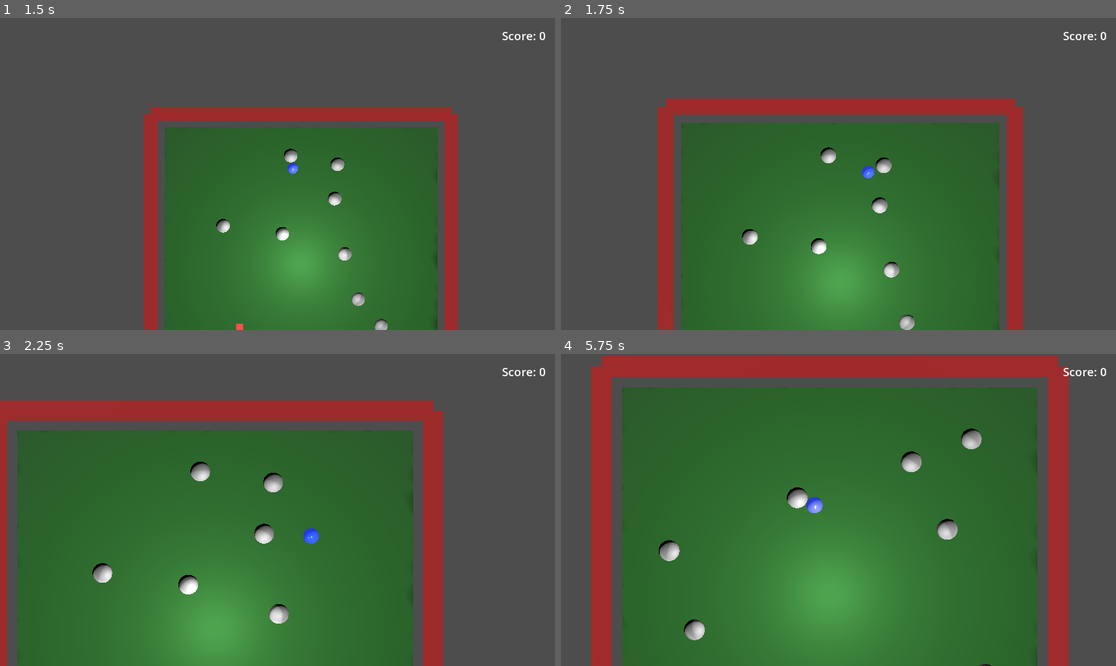
Above: before the commit, frames 1-4 (two rows, left to right).
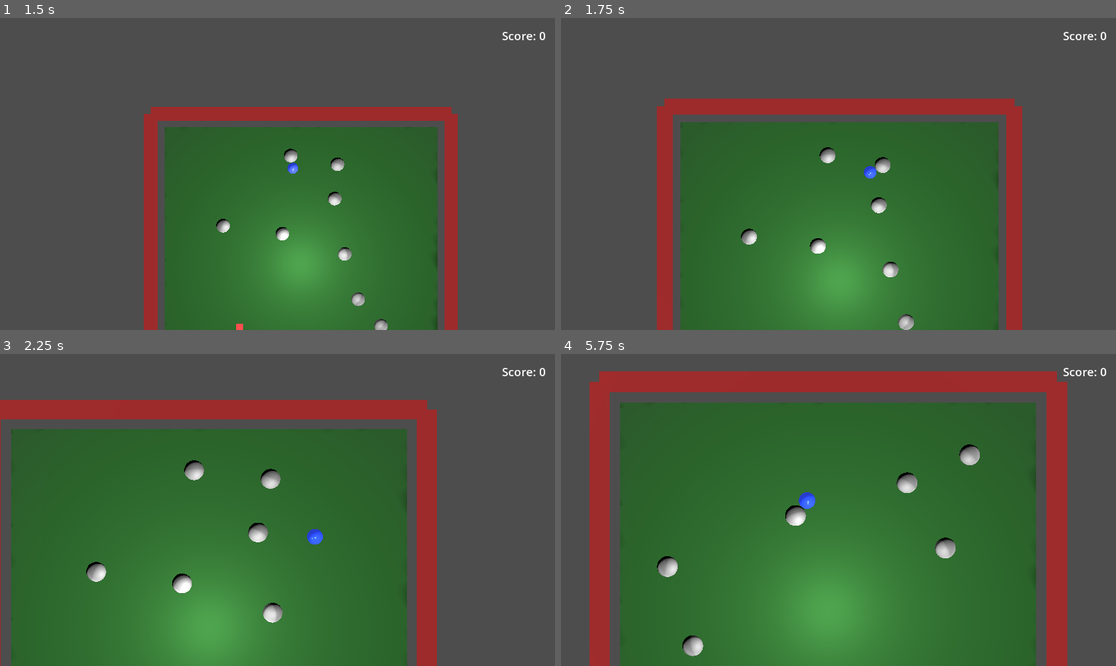
Above: after the commit, the same moments.

Repository: bluehexagons/snakeproject
Game: Godot game, scene res://scenes/main_menu.tscn
The game is run twice, just before and just after one commit, with the same random seed, the same clock (stepped at 60 frames per second) and the same inputs.
Inputs:
- Up to frame 1 (1.5 s): click "New Game" at 0.5 s; hold D (move_right) from 1.28 s (still down)
- Up to frame 2 (1.75 s): keep holding D (move_right)
- Up to frame 3 (2.25 s): release D (move_right) at 2.03 s; hold S (move_down) from 2.03 s (still down)
- Up to frame 4 (5.75 s): release S (move_down) at 2.78 s; hold D (move_right) 2.78-3.5 s; click "Retry" at 3.5 s; hold W (move_up) 4.28-5.03 s; hold A (move_left) from 5.03 s (still down)

Frame 1 is identical in both runs. In frame 2, 0.9% of the frame differs, in the area x 17-84%, y 25-100%; in frame 3, 6.6%; in frame 4, 15%, in the area x 5-92%, y 0-100%.

Commit message:
(AI) add impact factor

Diff:
--- a/scripts/collision_handler.gd
+++ b/scripts/collision_handler.gd
@@ -27,42 +27,56 @@
 	var mass_a = get_body_mass(body_a)
 	var mass_b = get_body_mass(body_b)
 
-	# Calculate velocities and energies
+	# Calculate velocities and impact characteristics
 	var relative_velocity = body_b.velocity - body_a.velocity
 	var normal_speed = relative_velocity.dot(collision_normal)
 
-	# Additional velocity loss on collision
-	body_a.velocity *= VELOCITY_LOSS_ON_COLLISION
-	body_b.velocity *= VELOCITY_LOSS_ON_COLLISION
+	# Calculate how head-on the collision is (1.0 = head-on, 0.0 = glancing)
+	var a_dir = body_a.velocity.normalized()
+	var b_dir = body_b.velocity.normalized()
+	var collision_alignment = abs(a_dir.dot(collision_normal))
+	var velocity_alignment = max(0.0, -a_dir.dot(b_dir))  # How opposed the velocities are
+	var impact_factor = (collision_alignment + velocity_alignment) * 0.5
 
-	# Handle static friction for rocks with increased effect
-	if body_a.is_in_group("rock"):
-		if relative_velocity.length() < STATIC_BREAKAWAY_FORCE:
-			mass_a *= 3.0  # Increased mass multiplier for static rocks
-	if body_b.is_in_group("rock"):
-		if relative_velocity.length() < STATIC_BREAKAWAY_FORCE:
-			mass_b *= 3.0
+	# Scale effects based on impact_factor
+	var velocity_loss = lerp(1.0, VELOCITY_LOSS_ON_COLLISION, impact_factor)
+	var friction_scale = impact_factor
+	var restitution = COLLISION_BOUNCE * ENERGY_TRANSFER * impact_factor
 
-	# Calculate impulse with increased mass effect
-	var restitution = COLLISION_BOUNCE * ENERGY_TRANSFER
+	# Apply scaled velocity loss
+	body_a.velocity *= velocity_loss
+	body_b.velocity *= velocity_loss
+
+	# Handle static friction for rocks with scaled effect
+	var rock_mass_multiplier = lerp(1.0, 3.0, impact_factor)
+	if body_a.is_in_group("rock") and relative_velocity.length() < STATIC_BREAKAWAY_FORCE:
+		mass_a *= rock_mass_multiplier
+	if body_b.is_in_group("rock") and relative_velocity.length() < STATIC_BREAKAWAY_FORCE:
+		mass_b *= rock_mass_multiplier
+
+	# Calculate impulse with scaled restitution
 	var impulse_magnitude = -(1.0 + restitution) * normal_speed
 	impulse_magnitude /= (1.0 / mass_a) + (1.0 / mass_b)
 
-	# Apply impulses with stronger effect
+	# Apply impulses
 	var impulse = collision_normal * impulse_magnitude
-	body_a.velocity -= impulse / mass_a
-	body_b.velocity += impulse / mass_b
+	var vel_change_a = -impulse / mass_a
+	var vel_change_b = impulse / mass_b
 
-	# Enhanced friction effect
+	# Apply scaled friction
 	var tangent_velocity = relative_velocity - (normal_speed * collision_normal)
 	if tangent_velocity.length_squared() > 0.001:
 		var tangent = tangent_velocity.normalized()
-		var friction_impulse = -tangent * abs(impulse_magnitude) * FRICTION_COEFFICIENT
+		var friction_impulse = -tangent * abs(impulse_magnitude) * FRICTION_COEFFICIENT * friction_scale
 
-		body_a.velocity -= friction_impulse / mass_a
-		body_b.velocity += friction_impulse / mass_b
+		vel_change_a -= friction_impulse / mass_a
+		vel_change_b += friction_impulse / mass_b
 
-	# Apply separation with mass consideration
+	# Apply final velocity changes
+	body_a.velocity += vel_change_a
+	body_b.velocity += vel_change_b
+
+	# Apply separation (always needed regardless of collision type)
 	var separation_vector = (body_b.global_position - body_a.global_position)
 	var penetration = MINIMUM_SEPARATION - separation_vector.length()
 	if penetration > 0:
